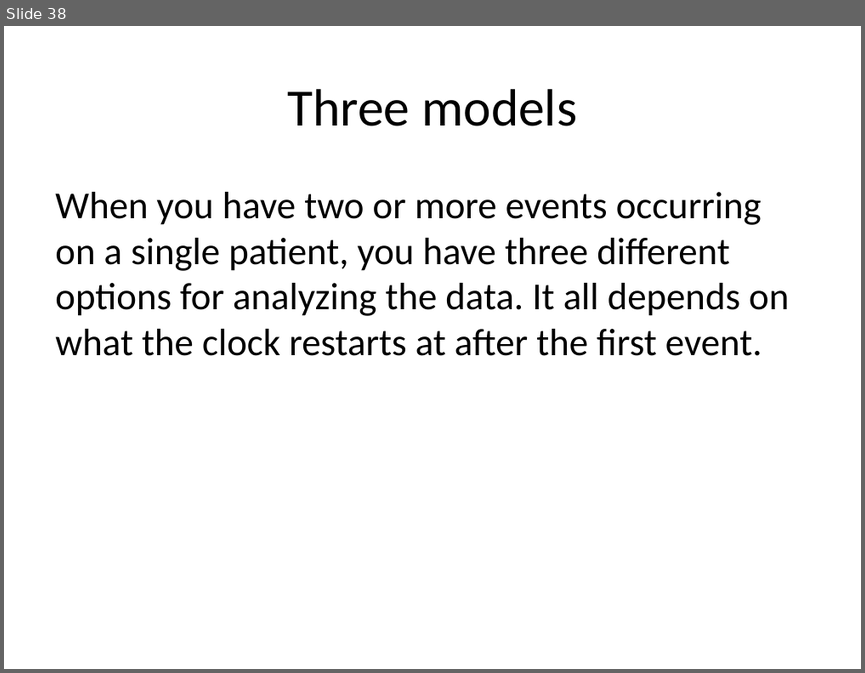
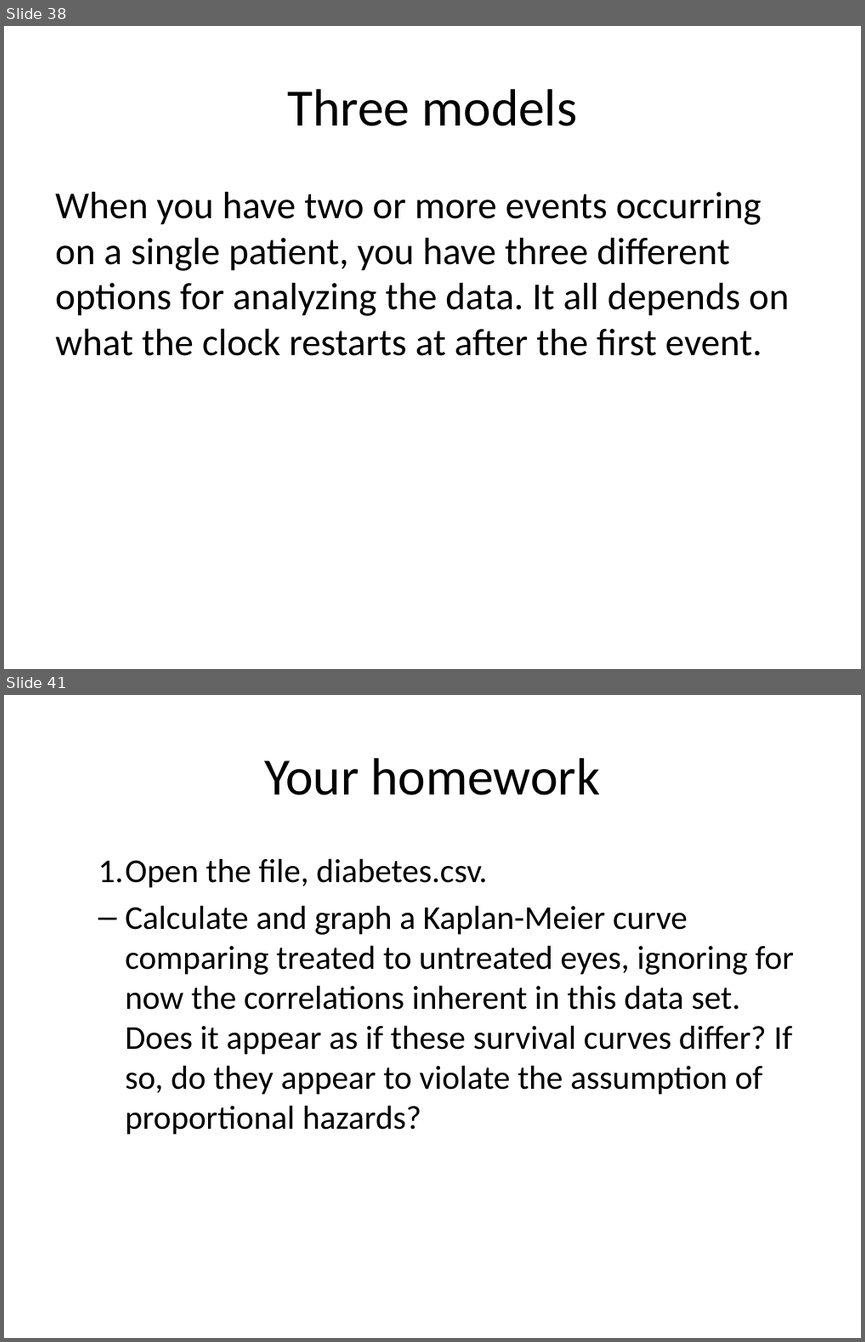
Before and after one commit to pmean/survival-lecture7, a slide deck: r/class7.pptx. Shown one above the other, each under a label of ours: slide 38 before the commit, slides 38 and 41 after it; the slides between them are not shown. The pictures are 865x673 and 865x1342 pixels, drawn with LibreOffice and Linux fonts; fonts in the diff are those of the drawing. Boxes give left, top, right and bottom in pixels: in the first picture for what was removed or moved away, otherwise in the second. Text is boxed around its words. In the diff, an @@ line names an element or a change of style, - is before the commit and + after.

```diff
--- a/r/class7.pptx
+++ b/r/class7.pptx
@@ slide 41 added at bbox=[4, 695, 861, 1338], background #FFFFFF @@
@@ title added at bbox=[264, 758, 601, 795], 44 pt, text #000000 @@
+Your homework
@@ text added at bbox=[98, 858, 794, 1134], 28 pt, text #000000 @@
+  1. Open the file, diabetes.csv.
+  – Calculate and graph a Kaplan-Meier curve comparing treated to untreated eyes, ignoring for now the correlations inherent in this data set. Does it appear as if these survival curves differ? If so, do they appear to violate the assumption of proportional hazards?
```
Also in this commit, not shown: 3 other slides added, 1 slide removed, 3 other files.
